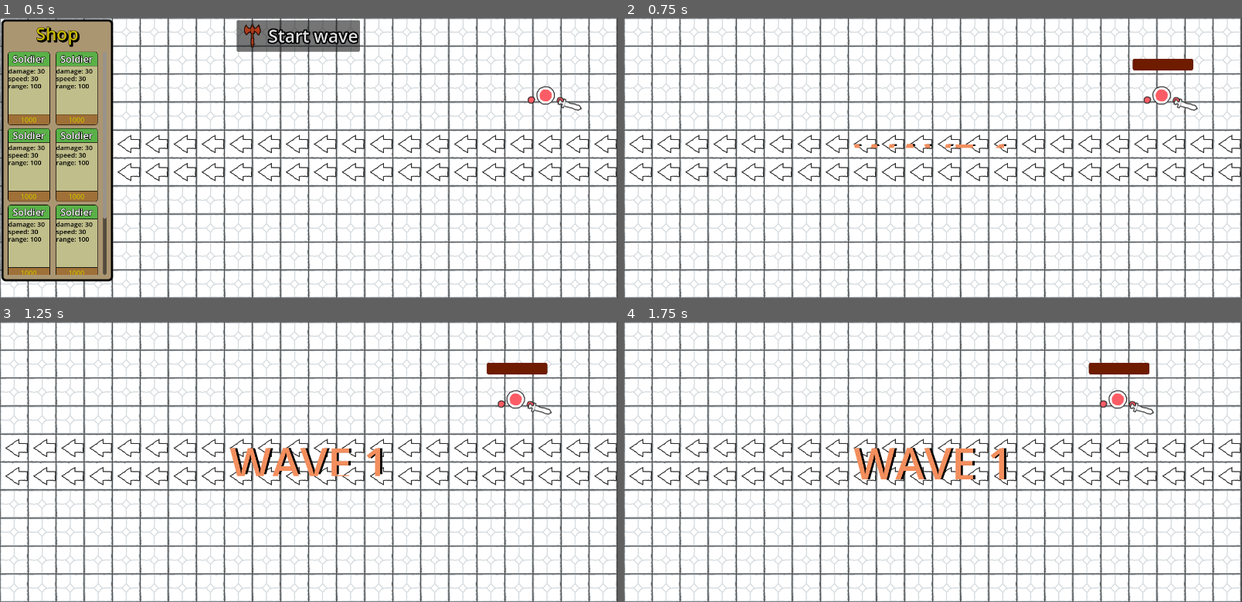
Above: before the commit, frames 1-4 (two rows, left to right).
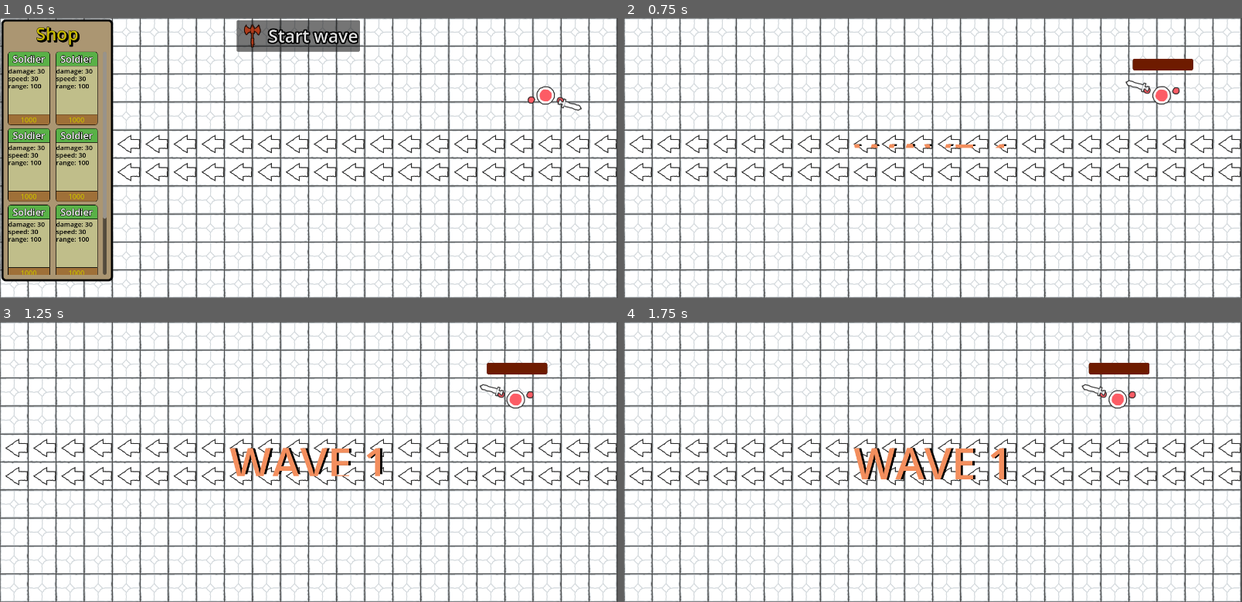
Above: after the commit, the same moments.

Repository: Piggward/guaxgaming
Game: Godot game, scene res://scenes/level.tscn
The game is run twice, just before and just after one commit, with the same random seed, the same clock (stepped at 60 frames per second) and the same inputs. Sound files missing from this copy of the repository are replaced by a short silence.
Inputs (mouse positions are in pixels of both pictures, inside the frame that each line leads up to):
- Up to frame 1 (0.5 s): no input
- Up to frame 2 (0.75 s): click "Start wave" at 0.5 s
- Up to frame 3 (1.25 s): no input
- Up to frame 4 (1.75 s): move the mouse to (1068, 448) at 1.27 s; press the mouse at (1068, 448) at 1.28 s

Frame 1 is identical in both runs. In frame 2, 0.2% of the frame differs, in the area x 81-93%, y 22-34%; in frame 3, 0.2%; in frame 4, 0.2%.

Commit message:
fixed rotation and 2dsense not rotating with character

Diff:
--- a/guax/scenes/enemies/basic_enemy/basic_enemy.tscn
+++ b/guax/scenes/enemies/basic_enemy/basic_enemy.tscn
@@ -43,4 +43,7 @@
 "": SubResource("AnimationLibrary_x61vg")
 }
 
+[node name="Senses2d" parent="." index="8"]
+top_level = false
+
 [editable path="Root/Character Sprite"]
--- a/guax/scenes/scene_templates/npc_template.tscn
+++ b/guax/scenes/scene_templates/npc_template.tscn
@@ -40,3 +40,8 @@
 script = ExtResource("2_m13y3")
 
 [node name="Senses2d" parent="." instance=ExtResource("5_ut0qd")]
+top_level = true
+
+[node name="RemoteTransform2D2" type="RemoteTransform2D" parent="."]
+remote_path = NodePath("../Senses2d")
+update_rotation = false
--- a/guax/scripts/npc.gd
+++ b/guax/scripts/npc.gd
@@ -80,7 +80,7 @@
 #States call this to move character in direction
 func calculate_velocity_towards_target(target_position:Vector2):
 	advanced_navigation.calculate_velocity(target_position)
-	#rotate_towards_target(target_position)
+	rotate_towards_target(target_position)
 func stand_still():
 	advanced_navigation.stand_still()
 
Not shown: 1 places in guax/scenes/level.tscn that only renumber resources
